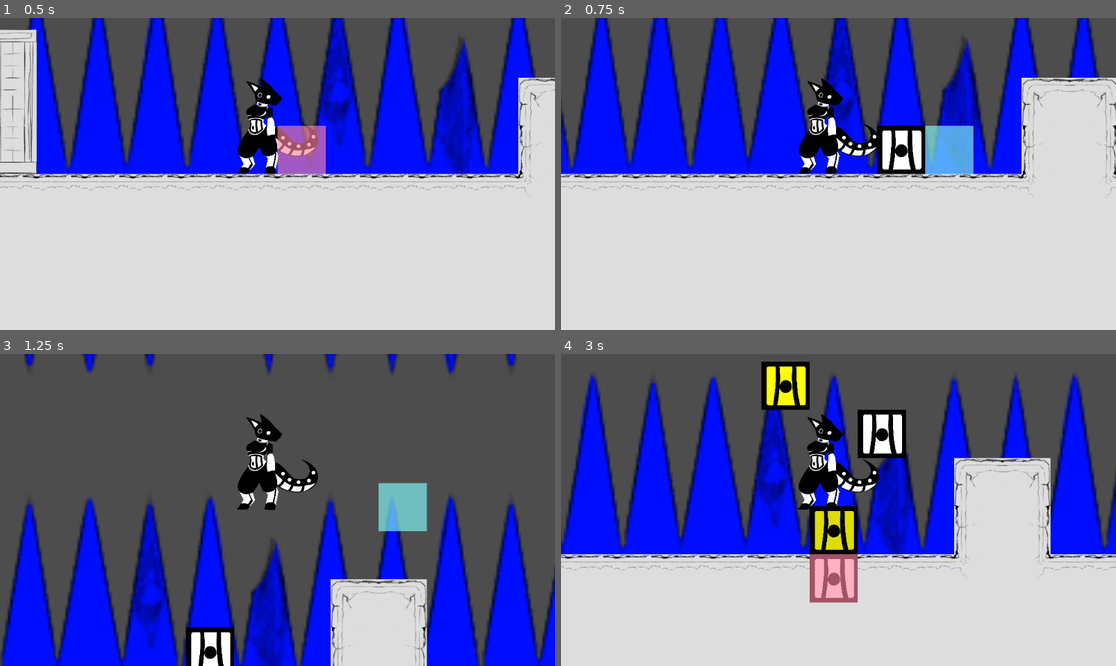
Above: before the commit, frames 1-4 (two rows, left to right).
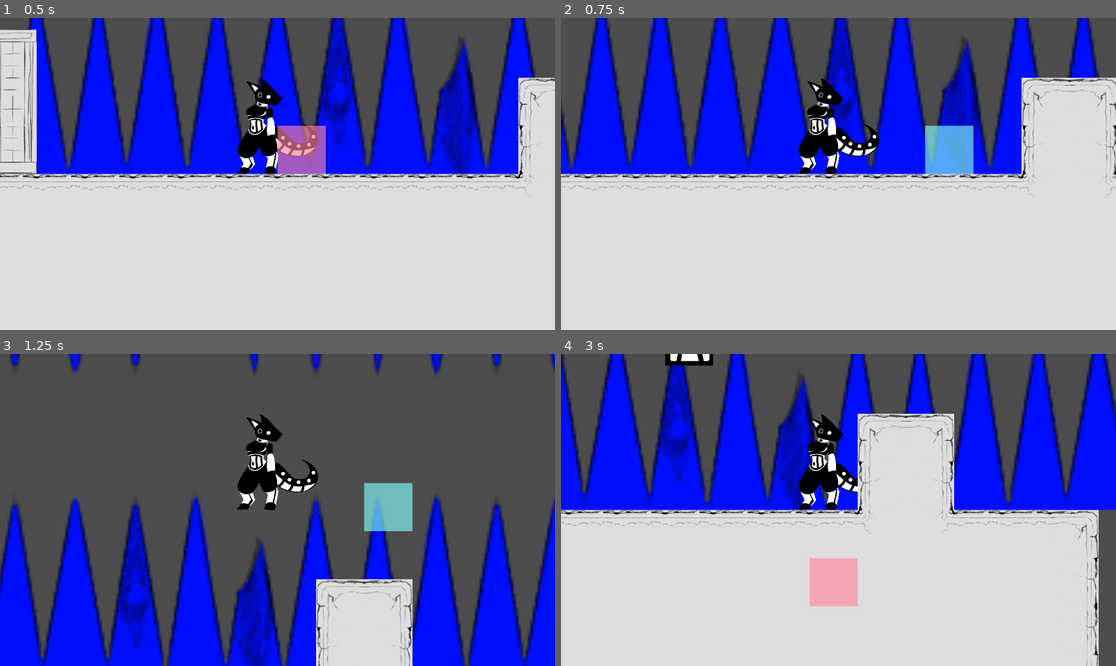
Above: after the commit, the same moments.

Repository: scales-in-git/TeamTime
Game: Godot game, scene res://Scenes/Levels/Debug/DebugLevel.tscn
Two runs of this game, one before a commit and one after it. Both use one fixed random seed, a clock stepped at 60 frames per second and the inputs below. The project has no main scene, so this scene is started directly.
Inputs (mouse positions are in pixels of both pictures, inside the frame that each line leads up to):
- Up to frame 1 (0.5 s): no input
- Up to frame 2 (0.75 s): tap Enter at 0.5 s; move the mouse to (960, 158) at 0.52 s; press the mouse at (960, 158) at 0.53 s; hold D (player_right) from 0.53 s (still down)
- Up to frame 3 (1.25 s): keep holding D (player_right); tap Space (player_jump) at 0.77 s
- Up to frame 4 (3 s): move the mouse to (727, 525) at 1.27 s; release D (player_right) at 1.28 s; release the mouse at (727, 525) at 1.28 s; hold A (player_left) 1.28-2.03 s; click (727, 525) at 1.35 s; tap Space (player_jump) at 1.52 s; move the mouse to (894, 441) at 2.02 s; press the mouse at (894, 441) at 2.03 s; hold D (player_right) from 2.03 s (still down); move the mouse to (810, 572) at 2.77 s; release the mouse at (810, 572) at 2.78 s; click (810, 572) at 2.85 s

Frame 1 is identical in both runs. In frame 2, 1.4% of the frame differs, in the area x 56-66%, y 34-51%; in frame 3, 30%; in frame 4, 50%, in the area x 0-100%, y 0-100%.

Commit message:
Fixed bug where you can place blocks in invalid locations

Diff:
--- a/Scenes/Characters/Player/BlockPlaceHelper.gd
+++ b/Scenes/Characters/Player/BlockPlaceHelper.gd
@@ -22,7 +22,7 @@
 
 # Append and pop_front
 func _input(event: InputEvent):
-	if event.is_action_pressed("player_block_place"):
+	if event.is_action_pressed("player_block_place") and can_place_block:
 		var new_block := _PlacedBlock.instantiate()
 		new_block.global_position = block_collision_detector.global_position
 		# Can't be local to player...
